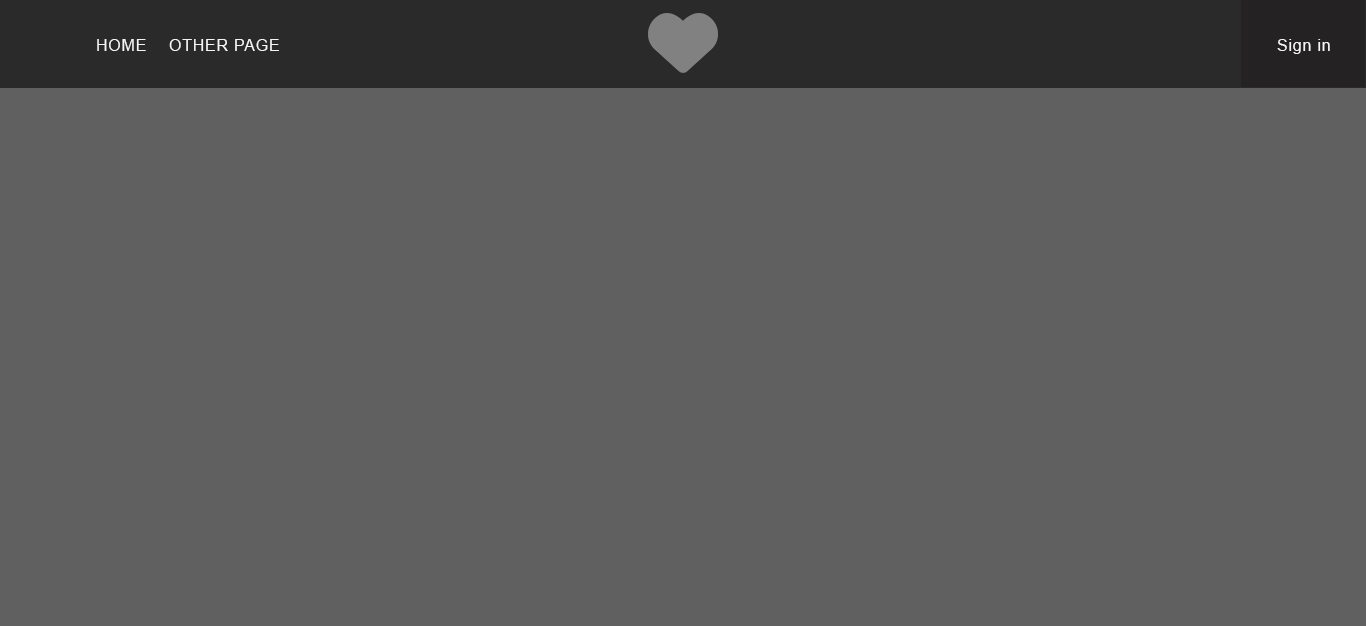
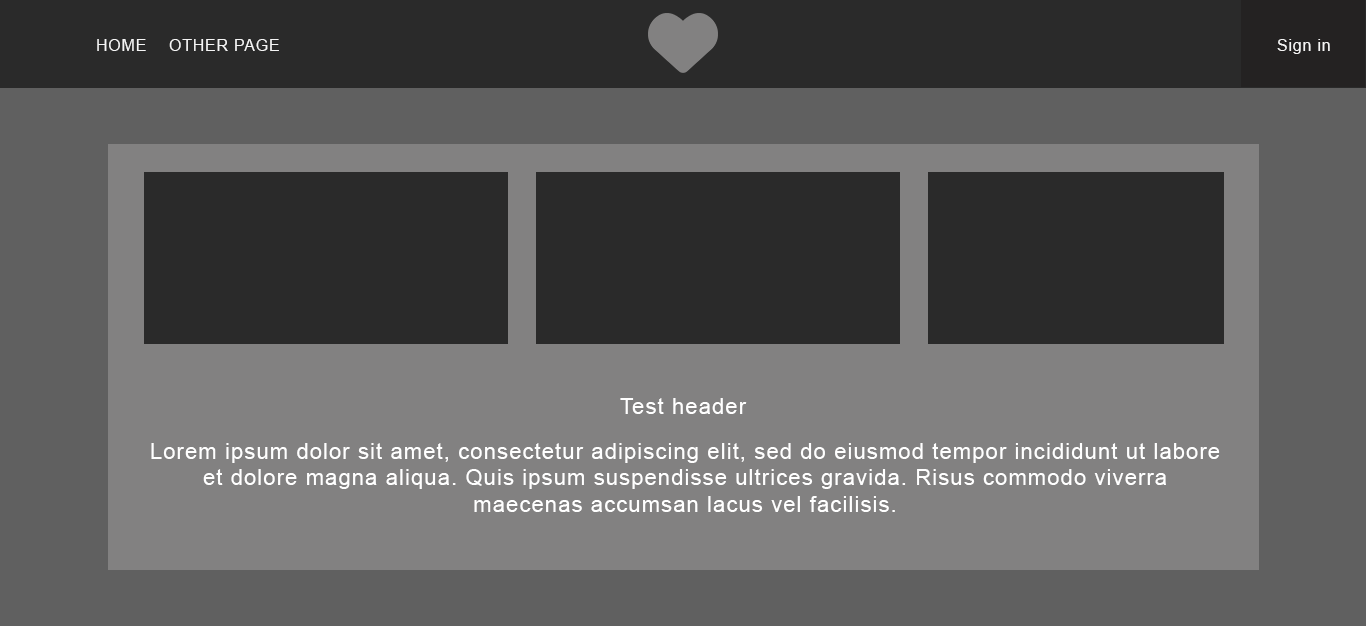
Revision of a layered 1366×626 image; what changed, layer by layer:
added group "content" with 7 layers above "Фон" over [108, 144, 1259, 570]
added layer "block_2 копия" in group "content" over [928, 172, 1224, 344]
added layer "block_2" in group "content" over [536, 172, 900, 344]
added layer "Lorem ipsum dolor sit amet, consectetur adipiscing elit, sed do" in group "content" over [151, 443, 1220, 512]
added layer "Test header" in group "content" over [620, 398, 747, 414]
added layer "block_1" in group "content" over [144, 172, 508, 344]
added layer "content_bg" in group "content" over [108, 144, 1259, 570]
